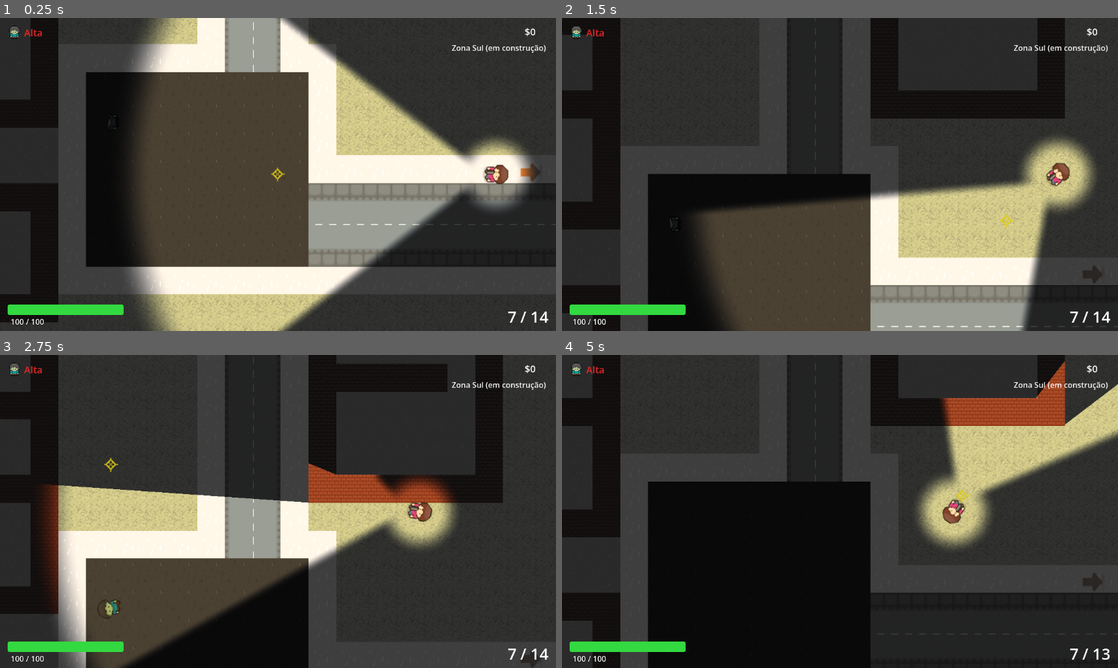
Above: before the commit, frames 1-4 (two rows, left to right).
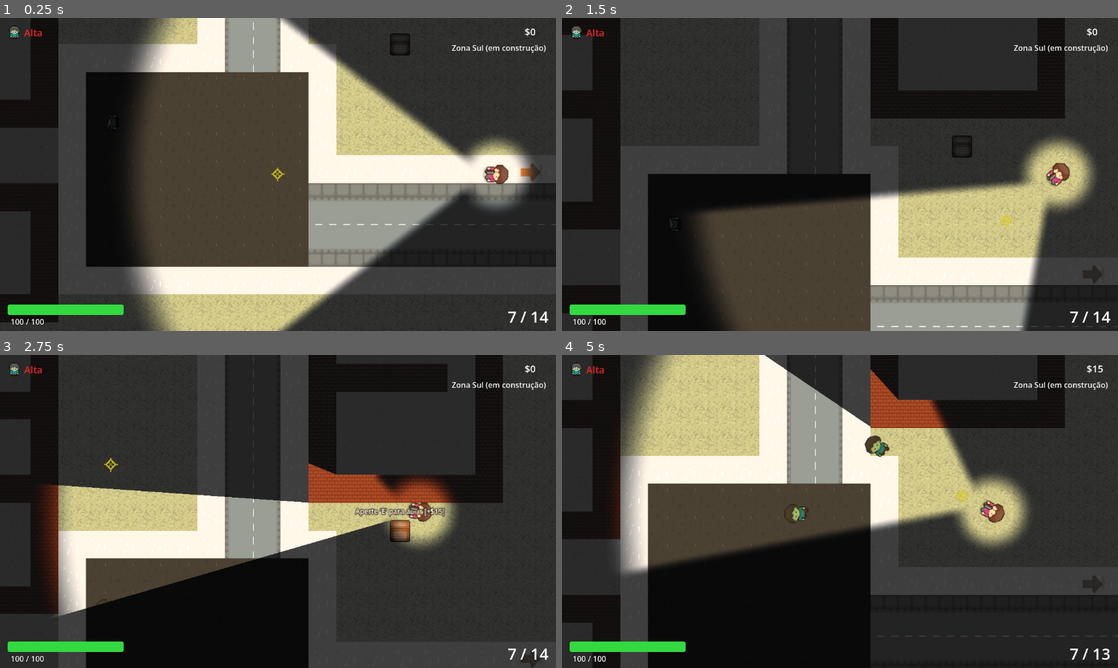
Above: after the commit, the same moments.

Repository: ClaudersonXavier/faculandia
Game: Godot game, scene res://scenes/world/zona_sul.tscn
Same seed, same stepped clock (60 frames per second), same inputs: the game is played once before the commit and once after it. This scene is started directly instead of the project's main scene.
Inputs (mouse positions are in pixels of both pictures, inside the frame that each line leads up to):
- Up to frame 1 (0.25 s): no input
- Up to frame 2 (1.5 s): tap Enter at 0.5 s; move the mouse to (812, 237) at 0.52 s; hold E (interact) 0.53-1.28 s; hold Up (ui_up) from 0.53 s (still down); move the mouse to (1006, 221) at 1.27 s; tap Shift (dash) at 1.35 s
- Up to frame 3 (2.75 s): tap E (interact) at 1.55 s; move the mouse to (111, 464) at 2.02 s; release Up (ui_up) at 2.03 s; hold Left (ui_left) from 2.03 s (still down); hold E (interact) from 2.03 s (still down)
- Up to frame 4 (5 s): move the mouse to (867, 511) at 2.77 s; release E (interact) at 2.78 s; click (867, 511) at 2.85 s; tap E (interact) at 3.05, 4.55 s; move the mouse to (756, 433) at 3.52 s; release Left (ui_left) at 3.53 s; hold Down (ui_down) 3.53-4.28 s; hold E (interact) 3.53-4.28 s; tap 1 (weapon_1) at 3.6 s; tap R (reload) at 4.15 s; move the mouse to (962, 495) at 4.27 s; hold Right (ui_right) from 4.28 s (still down); tap 2 (weapon_2) at 4.35 s

The runs differ from the first frame. In frame 1, less than 0.1% of the frame differs, in the area x 70-74%, y 4-12%; in frame 2, 0.1%; in frame 3, 7.9%; in frame 4, 41%, in the area x 0-100%, y 0-90%.

Commit message:
feat(world): adiciona caixas de suprimentos interativas que concedem moedas e desaparecem ao coletar

Diff:
--- a/scenes/objects/caixa.tscn
+++ b/scenes/objects/caixa.tscn
@@ -1,16 +1,46 @@
 [gd_scene format=3 uid="uid://bmmrdbvsqhaj1"]
 
 [ext_resource type="Texture2D" uid="uid://v80b5vv8e8uu" path="res://resources/sprites/environment/caixa.png" id="1_a26xw"]
+[ext_resource type="Script" path="res://scripts/world/caixa_suprimentos.gd" id="2_script"]
 
 [sub_resource type="RectangleShape2D" id="RectangleShape2D_i2vea"]
-size = Vector2(32, 32)
+size = Vector2(23, 25)
+
+[sub_resource type="CircleShape2D" id="CircleShape2D_interacao"]
+radius = 36.0
 
 [node name="Caixa" type="StaticBody2D" unique_id=357911904]
 collision_layer = 8
 collision_mask = 0
+script = ExtResource("2_script")
 
 [node name="Sprite2D" type="Sprite2D" parent="." unique_id=1333699854]
 texture = ExtResource("1_a26xw")
 
 [node name="CollisionShape2D" type="CollisionShape2D" parent="." unique_id=1467763343]
+position = Vector2(-0.5, 0.5)
 shape = SubResource("RectangleShape2D_i2vea")
+
+[node name="AreaInteracao" type="Area2D" parent="." unique_id=1467763344]
+collision_layer = 0
+collision_mask = 2
+
+[node name="CollisionShape2D" type="CollisionShape2D" parent="AreaInteracao" unique_id=1467763345]
+shape = SubResource("CircleShape2D_interacao")
+
+[node name="PromptLabel" type="Label" parent="AreaInteracao" unique_id=1467763346]
+top_level = true
+visible = false
+offset_left = -70.0
+offset_top = -28.0
+offset_right = 70.0
+offset_bottom = -5.0
+theme_override_colors/font_color = Color(1, 1, 1, 1)
+theme_override_colors/font_outline_color = Color(0, 0, 0, 1)
+theme_override_constants/outline_size = 3
+theme_override_font_sizes/font_size = 8
+text = "Aperte 'E' para abrir [+$15]"
+horizontal_alignment = 1
+
+[connection signal="body_entered" from="AreaInteracao" to="." method="_on_area_interacao_body_entered"]
+[connection signal="body_exited" from="AreaInteracao" to="." method="_on_area_interacao_body_exited"]
--- a/scenes/world/zona_norte.tscn
+++ b/scenes/world/zona_norte.tscn
@@ -12,6 +12,7 @@
 [ext_resource type="PackedScene" uid="uid://cur7gqfk1kfdx" path="res://scenes/ui/camada_ui.tscn" id="22_camada_ui"]
 [ext_resource type="PackedScene" uid="uid://bd8noi53bxvtr" path="res://scenes/ui/menu_pause.tscn" id="23_menu_pause"]
 [ext_resource type="Script" uid="uid://djnpydeifvto8" path="res://scripts/world/zona_mundo_sync.gd" id="24_zona_sync"]
+[ext_resource type="PackedScene" uid="uid://bmmrdbvsqhaj1" path="res://scenes/objects/caixa.tscn" id="25_caixa"]
 
 [sub_resource type="NavigationPolygon" id="NavigationPolygon_mundo"]
 vertices = PackedVector2Array(0, 0, 1152, 0, 1152, 1632, 0, 1632)
@@ -95,6 +96,18 @@
 [node name="CollisionShape2D" type="CollisionShape2D" parent="Mundo/ZonaSaida" unique_id=538374323]
 shape = SubResource("RectangleShape2D_laicf")
 
+[node name="Caixa1" parent="Mundo" instance=ExtResource("25_caixa")]
+position = Vector2(160, 200)
+id_caixa = "zn_caixa_1"
+
+[node name="Caixa2" parent="Mundo" instance=ExtResource("25_caixa")]
+position = Vector2(750, 420)
+id_caixa = "zn_caixa_2"
+
+[node name="Caixa3" parent="Mundo" instance=ExtResource("25_caixa")]
+position = Vector2(272, 912)
+id_caixa = "zn_caixa_3"
+
 [node name="camada_ui" parent="." unique_id=1383988796 instance=ExtResource("22_camada_ui")]
 
 [node name="visibilidade" parent="camada_ui" index="0" unique_id=638736985]
--- a/scenes/world/zona_sul.tscn
+++ b/scenes/world/zona_sul.tscn
@@ -11,6 +11,7 @@
 [ext_resource type="PackedScene" uid="uid://cur7gqfk1kfdx" path="res://scenes/ui/camada_ui.tscn" id="9_camada_ui"]
 [ext_resource type="PackedScene" uid="uid://bd8noi53bxvtr" path="res://scenes/ui/menu_pause.tscn" id="10_menu_pause"]
 [ext_resource type="Script" path="res://scripts/world/zona_mundo_sync.gd" id="11_zona_sync"]
+[ext_resource type="PackedScene" uid="uid://bmmrdbvsqhaj1" path="res://scenes/objects/caixa.tscn" id="12_caixa"]
 
 [sub_resource type="NavigationPolygon" id="NavigationPolygon_zonasul"]
 
@@ -72,6 +73,18 @@
 [node name="CollisionShape2D" type="CollisionShape2D" parent="Mundo/ZonaSaida" unique_id=1164634263]
 shape = SubResource("RectangleShape2D_zonasul")
 
+[node name="Caixa1" parent="Mundo" instance=ExtResource("12_caixa")]
+position = Vector2(1450, 800)
+id_caixa = "zs_caixa_1"
+
+[node name="Caixa2" parent="Mundo" instance=ExtResource("12_caixa")]
+position = Vector2(912, 336)
+id_caixa = "zs_caixa_2"
+
+[node name="Caixa3" parent="Mundo" instance=ExtResource("12_caixa")]
+position = Vector2(240, 464)
+id_caixa = "zs_caixa_3"
+
 [node name="camada_ui" parent="." unique_id=44470094 instance=ExtResource("9_camada_ui")]
 
 [node name="visibilidade" parent="camada_ui" index="0" unique_id=638736985]
--- /dev/null
+++ b/scripts/tests/caixa_suprimentos_test.gd
@@ -0,0 +1,112 @@
+extends SceneTree
+## Testa CaixaSuprimentos isolada com GameState.
+
+const EstadoDoJogoScript := preload("res://scripts/world/game_state.gd")
+const CaixaSuprimentosScript := preload("res://scripts/world/caixa_suprimentos.gd")
+
+var failures := 0
+
+
+func _initialize() -> void:
+	call_deferred("_run")
+
+
+func _run() -> void:
+	await process_frame
+	await _test_abrir_caixa_concede_15_e_persiste()
+	await _test_caixa_ja_coletada_nao_abre_novamente()
+	await _test_caixas_nas_cenas_estao_fora_de_paredes()
+
+	if failures > 0:
+		printerr("%d teste(s) de caixa_suprimentos falharam" % failures)
+		quit(1)
+	else:
+		print("Todos os testes de caixa_suprimentos passaram com sucesso!")
+		quit(0)
+
+
+func _test_abrir_caixa_concede_15_e_persiste() -> void:
+	var estado = root.get_node("/root/GameState")
+	estado.reset()
+
+	var caixa = CaixaSuprimentosScript.new()
+	caixa.id_caixa = "teste_cx_1"
+	caixa.valor = 15
+	root.add_child(caixa)
+	await process_frame
+
+	_assert_true(estado.dinheiro == 0, "Dinheiro deve comecar zerado")
+	_assert_false(estado.caixas_coletadas.has("teste_cx_1"), "ID da caixa nao deve estar nas coletadas")
+
+	caixa.abrir()
+	_assert_true(estado.dinheiro == 15, "Abrir caixa deve conceder 15")
+	_assert_true(estado.caixas_coletadas.has("teste_cx_1"), "ID da caixa deve estar registrado em caixas_coletadas")
+	_assert_true(caixa.collision_layer == 0, "Colisao da caixa deve ser desativada apos abrir")
+
+	# Tentar abrir de novo nao deve dar mais dinheiro
+	caixa.abrir()
+	_assert_true(estado.dinheiro == 15, "Segunda tentativa nao deve conceder mais dinheiro")
+
+	caixa.queue_free()
+	await process_frame
+
+
+func _test_caixa_ja_coletada_nao_abre_novamente() -> void:
+	var estado = root.get_node("/root/GameState")
+	estado.reset()
+	estado.caixas_coletadas = ["teste_cx_ja_aberta"]
+
+	var caixa = CaixaSuprimentosScript.new()
+	caixa.id_caixa = "teste_cx_ja_aberta"
+	caixa.valor = 15
+	root.add_child(caixa)
+
+	_assert_true(caixa._coletada == true, "Caixa deve ser marcada como coletada no _ready()")
+	_assert_true(caixa.is_queued_for_deletion(), "Caixa ja coletada deve ser enfileirada para delecao no _ready()")
+
+	await process_frame
+	_assert_false(is_instance_valid(caixa), "Caixa ja coletada deve ter sido completamente liberada da memoria")
+
+
+func _test_caixas_nas_cenas_estao_fora_de_paredes() -> void:
+	for scene_path in ["res://scenes/world/zona_norte.tscn", "res://scenes/world/zona_sul.tscn"]:
+		var packed: PackedScene = load(scene_path)
+		var scene: Node2D = packed.instantiate()
+		root.add_child(scene)
+		await process_frame
+		await physics_frame
+
+		var space := scene.get_world_2d().direct_space_state
+		var paredes: TileMapLayer = scene.get_node_or_null("Mundo/paredes")
+
+		for i in range(1, 4):
+			var caixa_node: CaixaSuprimentos = scene.get_node_or_null("Mundo/Caixa%d" % i)
+			_assert_true(caixa_node != null, "Caixa%d deve existir em %s" % [i, scene_path])
+			if caixa_node != null:
+				var pos = caixa_node.global_position
+				var sq := PhysicsShapeQueryParameters2D.new()
+				var circle := CircleShape2D.new()
+				circle.radius = 20.0
+				sq.shape = circle
+				sq.transform = Transform2D(0, pos)
+				sq.collision_mask = 1
+				var hits := space.intersect_shape(sq, 4)
+				_assert_true(hits.is_empty(), "Caixa%d em %s na posicao %s nao deve colidir com paredes" % [i, scene_path, pos])
+				if paredes != null:
+					var cell = paredes.local_to_map(pos)
+					_assert_true(paredes.get_cell_source_id(cell) == -1, "Caixa%d em %s nao deve estar em cima de tile de parede" % [i, scene_path])
+
+		scene.queue_free()
+		await process_frame
+
+
+func _assert_true(value: bool, message: String) -> void:
+	if not value:
+		failures += 1
+		printerr("FALHOU: %s" % message)
+
+
+func _assert_false(value: bool, message: String) -> void:
+	if value:
+		failures += 1
+		printerr("FALHOU: %s" % message)
--- /dev/null
+++ b/scripts/world/caixa_suprimentos.gd
@@ -0,0 +1,92 @@
+class_name CaixaSuprimentos
+extends StaticBody2D
+
+@export var id_caixa: String = ""
+@export var valor: int = 15
+
+var _coletada: bool = false
+var _jogador_na_area: bool = false
+
+@onready var sprite: Sprite2D = get_node_or_null("Sprite2D")
+@onready var prompt_label: Label = get_node_or_null("AreaInteracao/PromptLabel")
+@onready var col_shape: CollisionShape2D = get_node_or_null("CollisionShape2D")
+@onready var area_col_shape: CollisionShape2D = get_node_or_null("AreaInteracao/CollisionShape2D")
+
+
+func _ready() -> void:
+	var game_state = get_node_or_null("/root/GameState")
+	if game_state != null and id_caixa != "" and game_state.caixas_coletadas.has(id_caixa):
+		_coletada = true
+		queue_free()
+
+
+func _process(_delta: float) -> void:
+	if _jogador_na_area and not _coletada and prompt_label != null and prompt_label.visible:
+		prompt_label.global_position = global_position + Vector2(-70, -28)
+
+
+func _unhandled_input(event: InputEvent) -> void:
+	if _jogador_na_area and not _coletada and event.is_action_pressed(&"interact"):
+		abrir()
+
+
+func abrir() -> void:
+	if _coletada:
+		return
+	_coletada = true
+	_jogador_na_area = false
+
+	# Desativa colisão imediatamente para liberar passagem e iluminação
+	collision_layer = 0
+	if col_shape != null:
+		col_shape.set_deferred("disabled", true)
+	if area_col_shape != null:
+		area_col_shape.set_deferred("disabled", true)
+
+	var game_state = get_node_or_null("/root/GameState")
+	if game_state != null:
+		game_state.dinheiro += valor
+		if id_caixa != "" and not game_state.caixas_coletadas.has(id_caixa):
+			game_state.caixas_coletadas.append(id_caixa)
+
+	_marcar_coletada(true)
+
+
+func _marcar_coletada(com_animacao: bool) -> void:
+	_coletada = true
+	if not com_animacao:
+		queue_free()
+		return
+
+	var tween := create_tween()
+	if sprite != null:
+		tween.tween_property(sprite, "modulate:a", 0.0, 0.25)
+		tween.parallel().tween_property(sprite, "scale", Vector2.ZERO, 0.25)
+
+	if prompt_label != null:
+		prompt_label.text = "+$%d!" % valor
+		prompt_label.add_theme_color_override("font_color", Color(0.2, 1.0, 0.3))
+		tween.tween_property(prompt_label, "position:y", prompt_label.position.y - 20.0, 0.6)
+		tween.parallel().tween_property(prompt_label, "modulate:a", 0.0, 0.6)
+		tween.tween_callback(queue_free)
+	else:
+		tween.tween_callback(queue_free)
+
+
+func _on_area_interacao_body_entered(body: Node2D) -> void:
+	if _coletada:
+		return
+	if body.is_in_group(&"player"):
+		_jogador_na_area = true
+		if prompt_label != null:
+			prompt_label.global_position = global_position + Vector2(-70, -28)
+			prompt_label.text = "Aperte 'E' para abrir [+$%d]" % valor
+			prompt_label.modulate = Color.WHITE
+			prompt_label.visible = true
+
+
+func _on_area_interacao_body_exited(body: Node2D) -> void:
+	if body.is_in_group(&"player"):
+		_jogador_na_area = false
+		if not _coletada and prompt_label != null:
+			prompt_label.visible = false
Not shown, added: scripts/tests/caixa_suprimentos_test.gd.uid
Not shown, added: scripts/world/caixa_suprimentos.gd.uid
